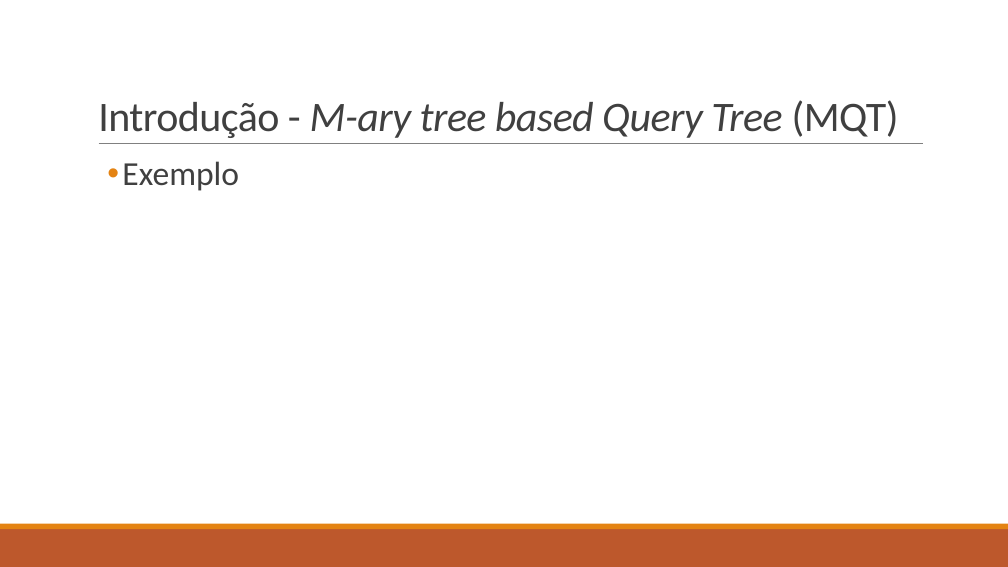
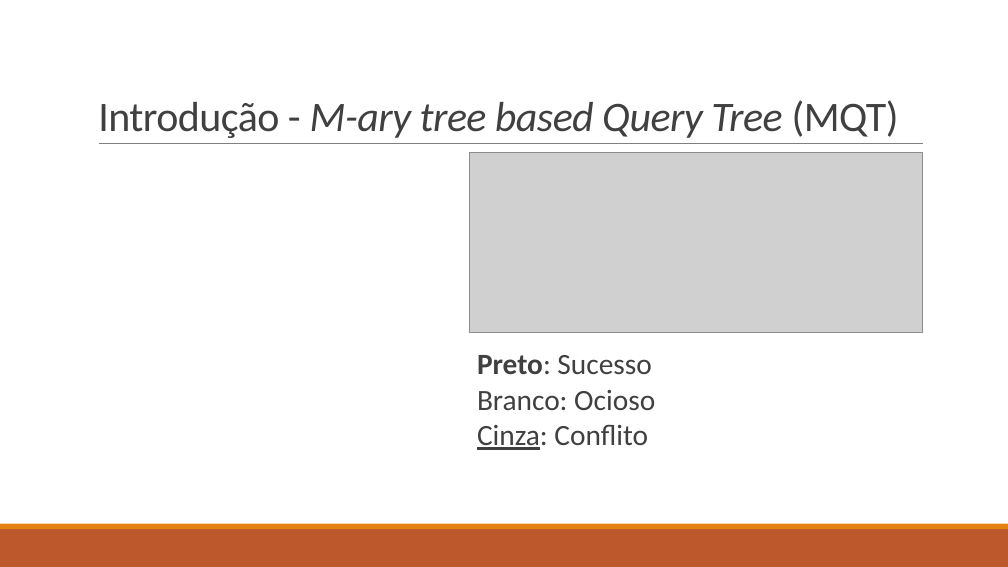
Before and after one commit to DMCabessa/Siscom, a slide deck: slide 5 of Presentation/A New Adaptive Query Tree on Resolving RFID.pptx. Drawn at 1008x567 pixels with LibreOffice and Linux fonts; fonts in the diff are those of the drawing; grey boxes stand for pictures. Boxes give left, top, right and bottom in pixels: in the first picture for what was removed or moved away, otherwise in the second. Text is boxed around its words. In the diff, an @@ line names an element or a change of style, - is before the commit and + after.

```diff
--- a/Presentation/A New Adaptive Query Tree on Resolving RFID.pptx
+++ b/Presentation/A New Adaptive Query Tree on Resolving RFID.pptx
@@ text removed at (122,161,239,191) @@
-  • Exemplo
@@ picture added at (470,153,923,333) @@
@@ text added at (477,355,655,450), 28 pt, text #404040 @@
+Preto: Sucesso
+Branco: Ocioso
+Cinza: Conflito
```
Also in this commit, not shown: 2 other slides changed, 10 slides added, 12 other files.
